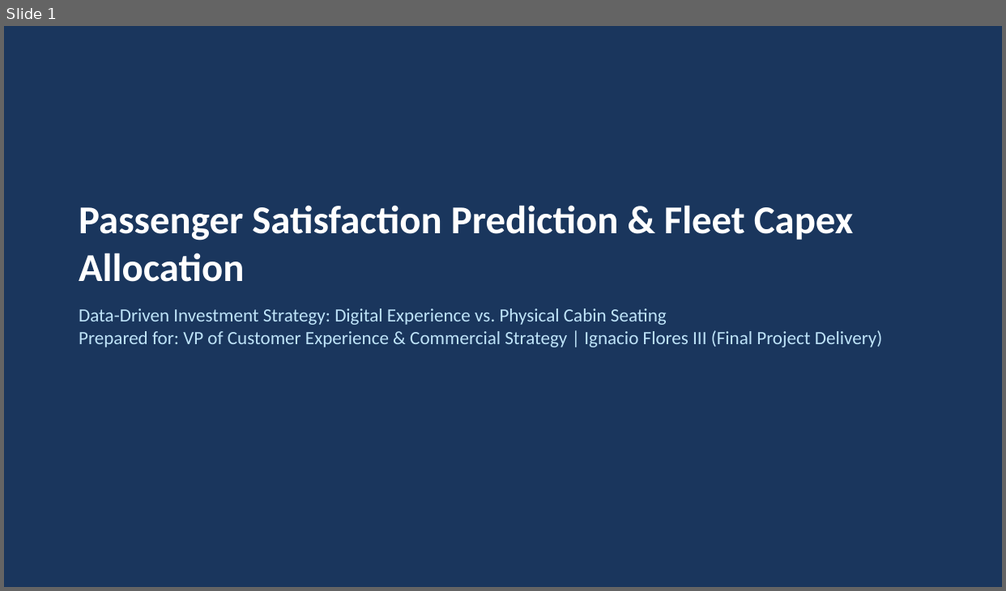
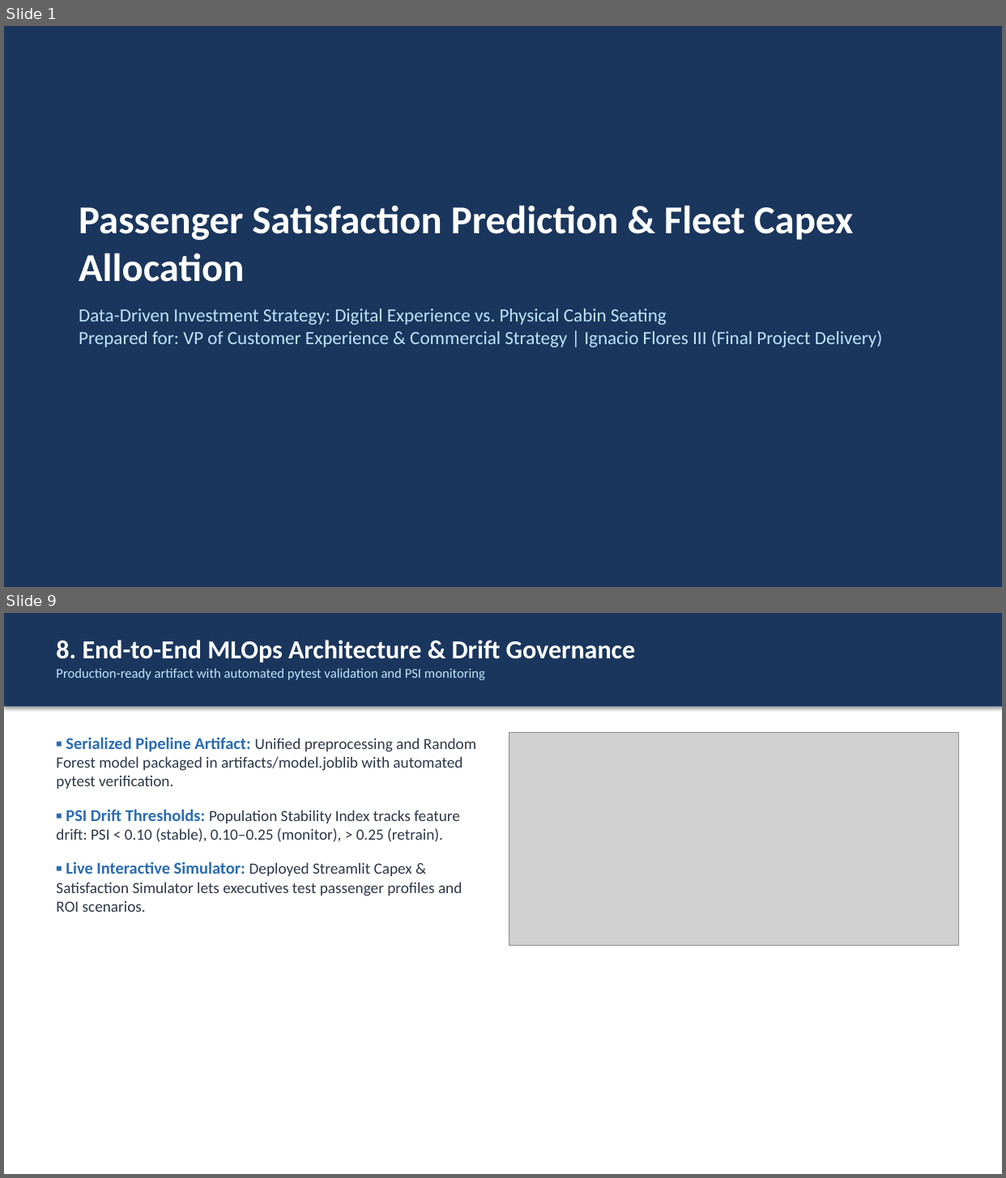
Before and after one commit to Ignacio-Flores-III/airline-passenger-satisfaction-prediction, a slide deck: reports/Stakeholder_Presentation.pptx. Shown one above the other, each under a label of ours: slide 1 before the commit, slides 1 and 9 after it; the slides between them are not shown. The pictures are 1006x591 and 1006x1178 pixels, drawn with LibreOffice and Linux fonts; fonts in the diff are those of the drawing; grey boxes stand for pictures. Boxes give left, top, right and bottom in pixels: in the first picture for what was removed or moved away, otherwise in the second. Text is boxed around its words. In the diff, an @@ line names an element or a change of style, - is before the commit and + after.

```diff
--- a/reports/Stakeholder_Presentation.pptx
+++ b/reports/Stakeholder_Presentation.pptx
@@ slide 9 added at (4, 613, 1002, 1174), background #FFFFFF @@
@@ rectangle added at (4, 613, 1002, 707), fill #1A365D @@
@@ text added at (56, 640, 636, 680), 13 pt, text #BEE3F8 @@
+8. End-to-End MLOps Architecture & Drift Governance
+Production-ready artifact with automated pytest validation and PSI monitoring
@@ picture added at (509, 733, 958, 945) @@
@@ text added at (56, 737, 476, 912), 15 pt, text #2D3748 @@
+▪ Serialized Pipeline Artifact: Unified preprocessing and Random Forest model packaged in artifacts/model.joblib with automated pytest verification.
+▪ PSI Drift Thresholds: Population Stability Index tracks feature drift: PSI < 0.10 (stable), 0.10–0.25 (monitor), > 0.25 (retrain).
+▪ Live Interactive Simulator: Deployed Streamlit Capex & Satisfaction Simulator lets executives test passenger profiles and ROI scenarios.
```
Also in this commit, not shown: 5 slides changed, 4 other slides added, 1 slide removed, 2 other files.
